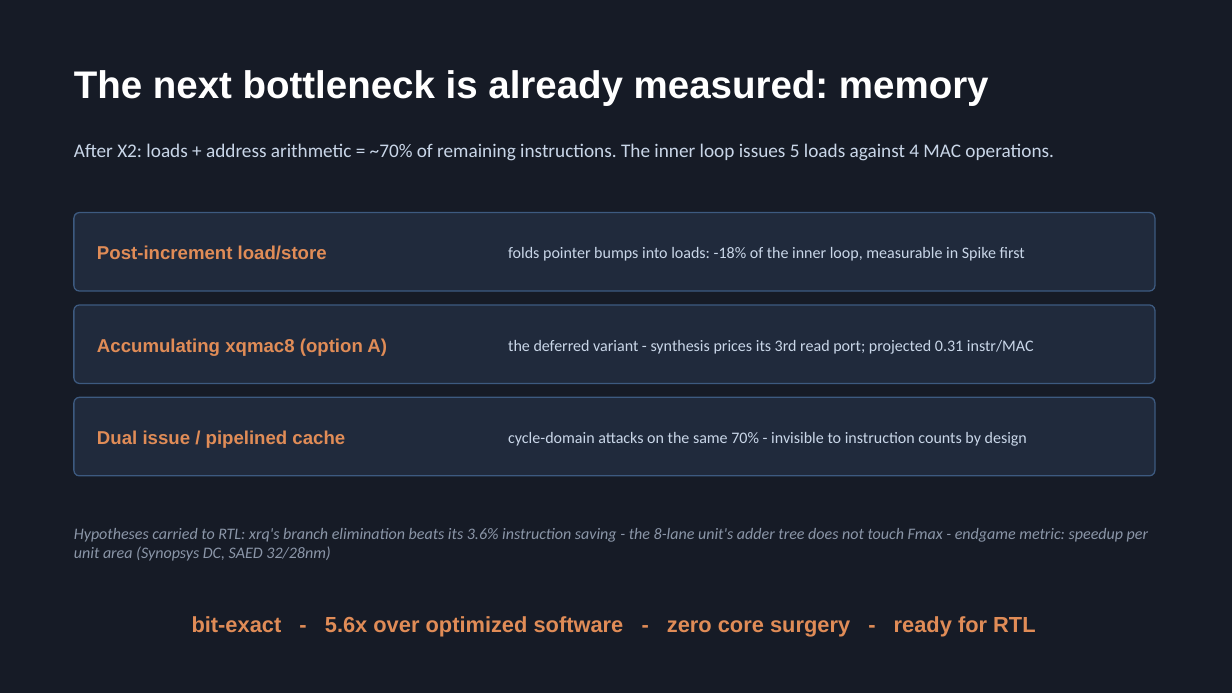
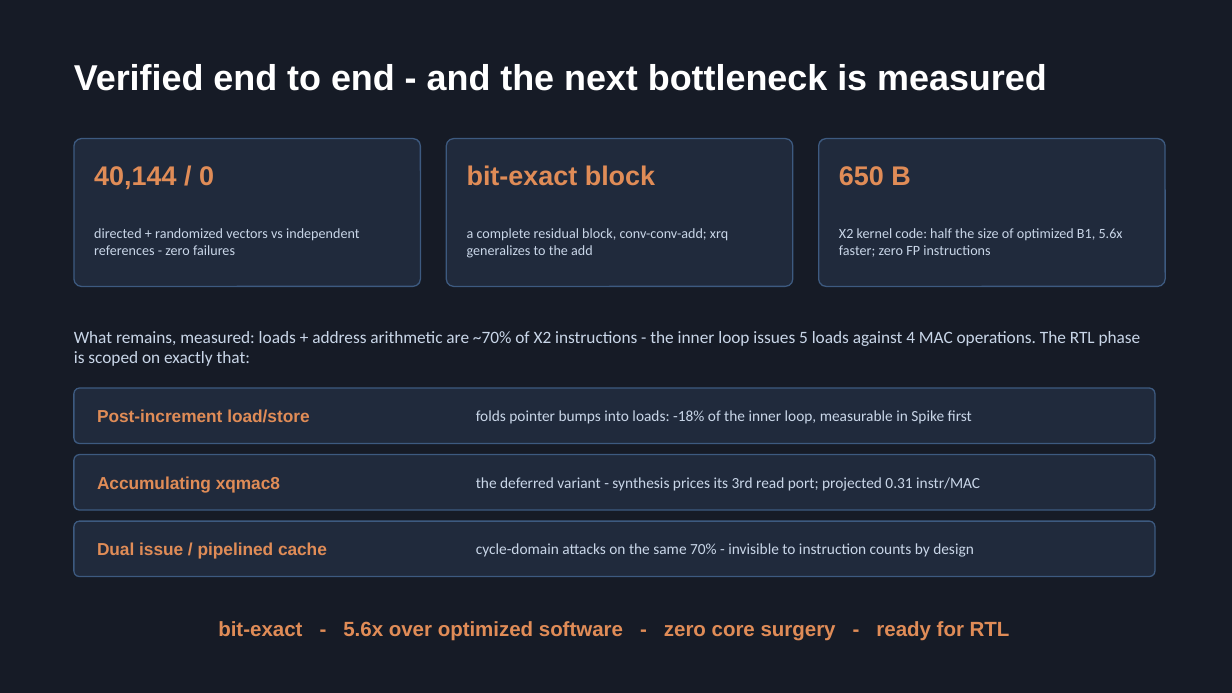
Before and after one commit to ido-flow/rv64-qnn, a slide deck: slide 7 of docs/slides/rv64_midterm_slides.pptx (slide 10 before the commit). Drawn at 1232x693 pixels with LibreOffice and Linux fonts; fonts in the diff are those of the drawing. Boxes give left, top, right and bottom in pixels: in the first picture for what was removed or moved away, otherwise in the second. Text is boxed around its words. In the diff, an @@ line names an element or a change of style, - is before the commit and + after.

Commit message:
Slides: 5-6 min talk + appendix A1-A5 (experimental record in slides, per course update); solo-project attribution fixes

```diff
--- a/docs/slides/rv64_midterm_slides.pptx
+++ b/docs/slides/rv64_midterm_slides.pptx
@@ text at [74,64,1047,91]: text changed; size 30 to 28 pt @@
-The next bottleneck is already measured: memory
+Verified end to end - and the next bottleneck is measured
@@ rounded rectangle added at [74,139,421,287], fill #202A3C, outline #3D5A80 1 pt @@
@@ proportions changed in 3 elements at [74,388,1155,444], [74,455,1155,510], [446,139,793,287] @@
@@ rounded rectangle: place and size @@
-rounded rectangle at [74,213,1155,291]
+rounded rectangle at [446,139,793,287]
@@ rounded rectangle added at [819,139,1165,287], fill #202A3C, outline #3D5A80 1 pt @@
@@ text added at [94,166,214,189], 21 pt, text #E08C57, bold @@
+40,144 / 0
@@ text added at [467,165,655,186], 21 pt, text #E08C57, bold @@
+bit-exact block
@@ text added at [839,166,910,186], 21 pt, text #E08C57, bold @@
+650 B
@@ text added at [94,228,360,255], 11 pt, text #C9D6E8 @@
+directed + randomized vectors vs independent references - zero failures
@@ text added at [467,228,728,258], 11 pt, text #C9D6E8 @@
+a complete residual block, conv-conv-add; xrq generalizes to the add
@@ text added at [839,228,1123,257], 11 pt, text #C9D6E8 @@
+X2 kernel code: half the size of optimized B1, 5.6x faster; zero FP instructions
@@ text at [74,331,1141,366]: text changed; size 15 to 13.5 pt @@
-After X2: loads + address arithmetic = ~70% of remaining instructions. The inner loop issues 5 loads against 4 MAC operations.
+What remains, measured: loads + address arithmetic are ~70% of X2 instructions - the inner loop issues 5 loads against 4 MAC operations. The RTL phase is scoped on exactly that:
@@ rounded rectangle: place and size @@
-rounded rectangle at [74,397,1155,476]
+rounded rectangle at [74,388,1155,444]
@@ text "Post-increment load/store" at [97,409,309,423]: size 14.5 to 13.5 pt @@
@@ text "Post-increment load/store": place and size @@
-text "Post-increment load/store" at [97,245,327,260]
+text "Post-increment load/store" at [97,409,309,423]
@@ size 12.5 to 12 pt in 3 elements at [476,543,974,557], [476,477,980,491], [476,410,972,424] @@
@@ text "folds pointer bumps into loads: ...": place and size @@
-text "folds pointer bumps into loads: ..." at [508,247,1025,261]
+text "folds pointer bumps into loads: ..." at [476,410,972,424]
@@ rounded rectangle: place and size @@
-rounded rectangle at [74,305,1155,384]
+rounded rectangle at [74,455,1155,510]
@@ text at [97,476,280,493]: text changed; size 14.5 to 13.5 pt @@
-Accumulating xqmac8 (option A)
+Accumulating xqmac8
@@ text "the deferred variant - synthesis ...": place and size @@
-text "the deferred variant - synthesis ..." at [508,340,1034,354]
+text "the deferred variant - synthesis ..." at [476,477,980,491]
@@ text removed at [74,528,1148,561] @@
-Hypotheses carried to RTL: xrq's branch elimination beats its 3.6% instruction saving - the 8-lane unit's adder tree does not touch Fmax - endgame metric: speedup per unit area (Synopsys DC, SAED 32/28nm)
@@ rounded rectangle added at [74,521,1155,577], fill #202A3C, outline #3D5A80 1 pt @@
@@ text "Dual issue / pipelined cache": place and size @@
-text "Dual issue / pipelined cache" at [97,430,345,448]
+text "Dual issue / pipelined cache" at [97,542,327,559]
@@ text "Dual issue / pipelined cache" at [97,542,327,559]: size 14.5 to 13.5 pt @@
@@ text "cycle-domain attacks on the same ...": place and size @@
-text "cycle-domain attacks on the same ..." at [508,432,1027,446]
+text "cycle-domain attacks on the same ..." at [476,543,974,557]
@@ text "bit-exact - 5.6x over optimized ..." at [218,621,1010,641]: size 17 to 16 pt @@
```
Also in this commit, not shown: 4 other slides changed, 5 slides added, 2 slides removed, 7 other files.
